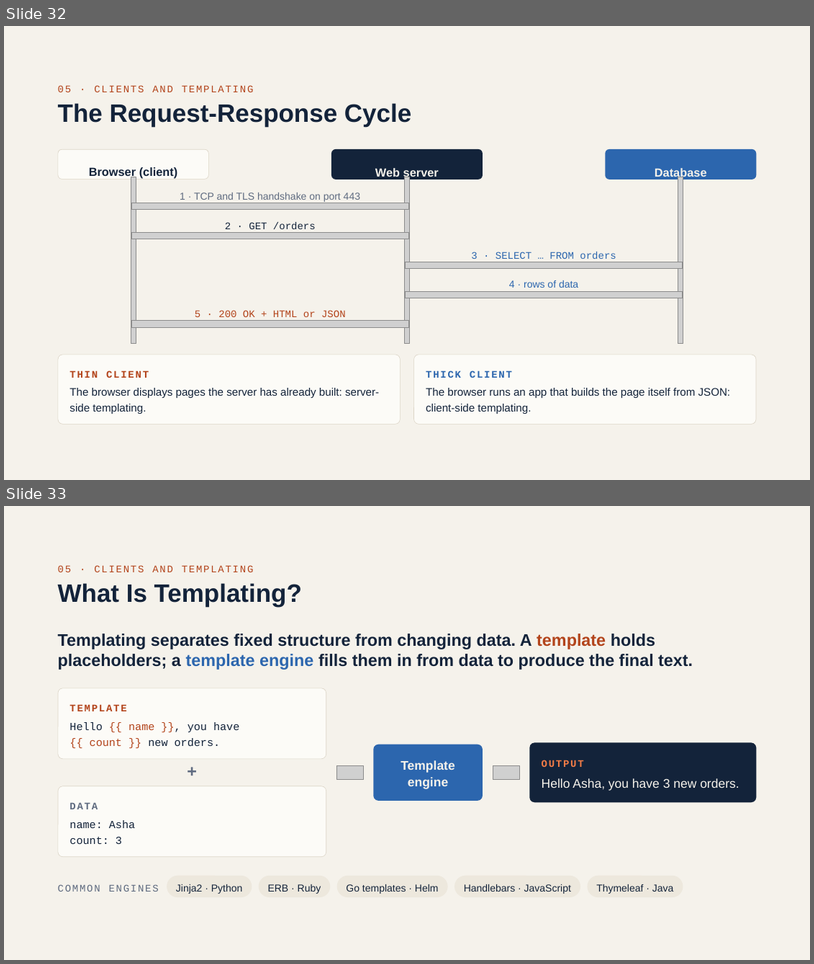
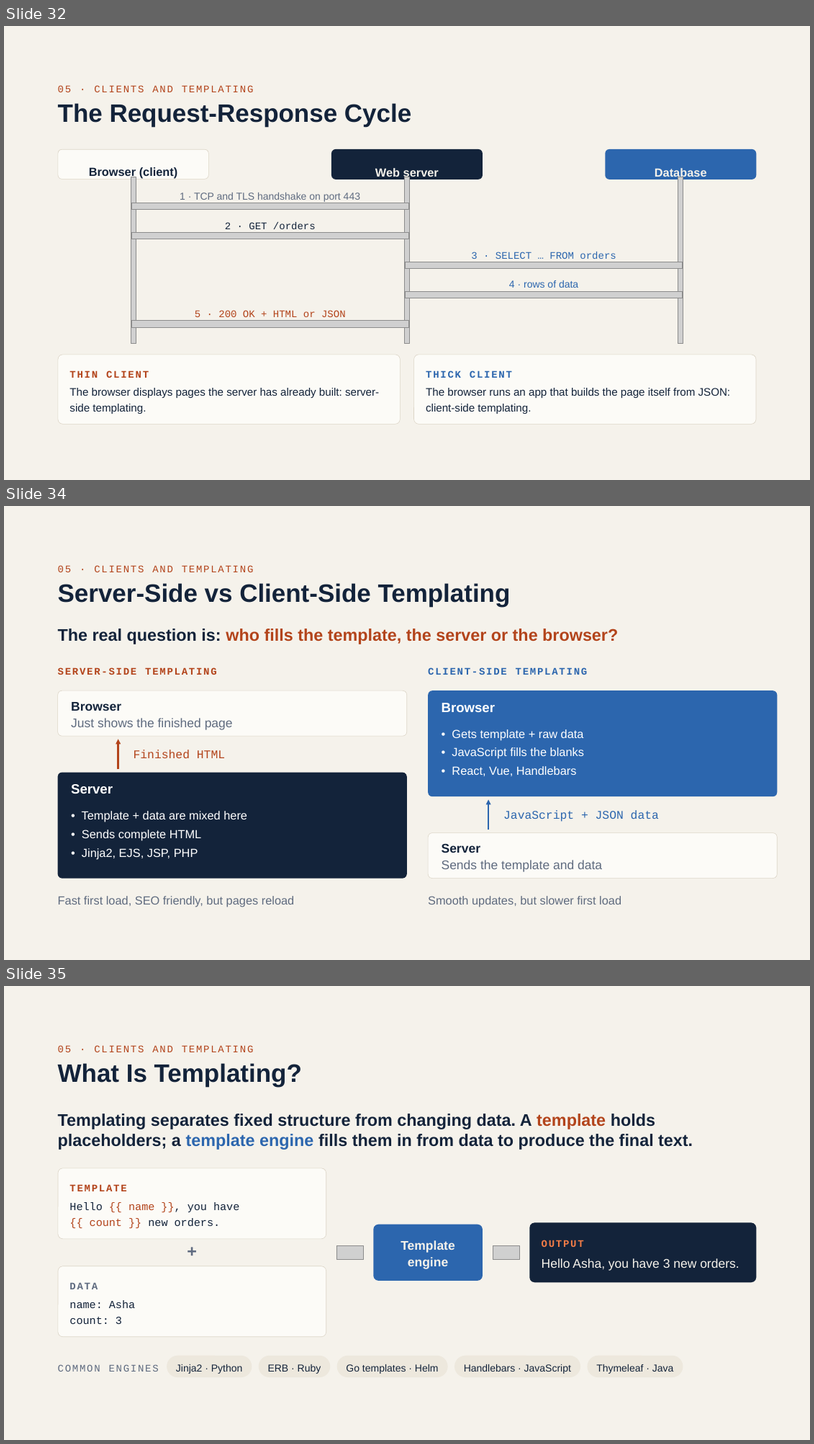
Before and after one commit to greatvand/SRM, a slide deck: Slides/Unit II On-Premises Provisioning.pptx. Shown one above the other, each under a label of ours: slides 32 and 33 before the commit, slides 32, 34 and 35 after it; the slides between them are not shown. The pictures are 814x964 and 814x1444 pixels, drawn with LibreOffice and Linux fonts; fonts in the diff are those of the drawing; grey boxes stand for pictures. Boxes give left, top, right and bottom in pixels: in the first picture for what was removed or moved away, otherwise in the second. Text is boxed around its words. In the diff, an @@ line names an element or a change of style, - is before the commit and + after.

Commit message:
Updated slides

```diff
--- a/Slides/Unit II On-Premises Provisioning.pptx
+++ b/Slides/Unit II On-Premises Provisioning.pptx
@@ slide 34 added at (4,506,810,960), background #F5F2EB @@
@@ text added at (58,565,254,572), 12 pt, text #B3441B @@
+05 · CLIENTS AND TEMPLATING
@@ title added at (58,583,511,607), 30 pt, text #13233A, bold @@
+Server-Side vs Client-Side Templating
@@ text added at (58,628,618,644), 20 pt, text #B3441B, bold @@
+The real question is: who fills the template, the server or the browser?
@@ text added at (58,667,217,674), 12 pt, text #B3441B, bold @@
+SERVER-SIDE TEMPLATING
@@ text added at (428,667,588,674), 12 pt, text #2C66AE, bold @@
+CLIENT-SIDE TEMPLATING
@@ rounded rectangle added at (58,690,407,736), fill #FCFBF7, outline #DCD5C7 0.5 pt @@
@@ rounded rectangle added at (428,690,778,796), fill #2C66AE @@
@@ text added at (71,702,233,730), 15 pt, text #5F6B7F @@
+Browser
+Just shows the finished page
@@ text added at (442,703,495,712), 16 pt, text #FFFFFF, bold @@
+Browser
@@ arrow added from (118, 769) to (118, 739), #B3441B 2 pt @@
@@ text added at (452,729,584,776), 14 pt, text #FFFFFF @@
+• Gets template + raw data
+• JavaScript fills the blanks
+• React, Vue, Handlebars
@@ text added at (134,749,225,758), 14 pt, text #B3441B @@
+Finished HTML
@@ rounded rectangle added at (58,772,407,878), fill #13233A @@
@@ text added at (71,784,113,793), 16 pt, text #FFFFFF, bold @@
+Server
@@ arrow added from (489, 830) to (489, 800), #2C66AE 2 pt @@
@@ text added at (82,811,247,859), 14 pt, text #FFFFFF @@
+• Template + data are mixed here
+• Sends complete HTML
+• Jinja2, EJS, JSP, PHP
@@ text added at (504,810,659,821), 14 pt, text #2C66AE @@
+JavaScript + JSON data
@@ rounded rectangle added at (428,833,778,878), fill #FCFBF7, outline #DCD5C7 0.5 pt @@
@@ text added at (442,843,602,872), 15 pt, text #5F6B7F @@
+Server
+Sends the template and data
@@ text added at (58,896,294,907), 14 pt, text #5F6B7F @@
+Fast first load, SEO friendly, but pages reload
@@ text added at (428,896,622,907), 14 pt, text #5F6B7F @@
+Smooth updates, but slower first load
@@ what was slide 33 is now slide 35 @@
```
Also in this commit, not shown: 1 other slide added.
